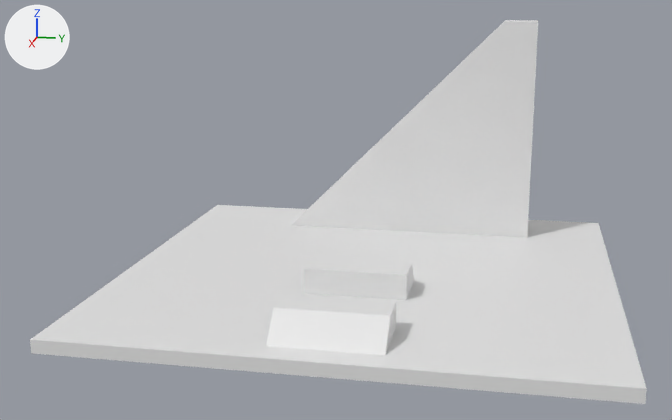
Before and after pictures for a commit that changed the glTF model assets/gym.glb.
Rendered twice from a camera (50 mm lens) standing at (74.1, 11.9, 23.6) and looking at (1.5, -2.6, 5.4). Every picture has the same lights, and +X, +Y and +Z are marked at upper left. The older version comes first. Where no turn or scale is listed for an object, it has been applied to the vertices. Vertices at exactly the same position are counted once.

Objects in the first picture: 'Cube', 'floor', 'ramp', 'ramp.001'.
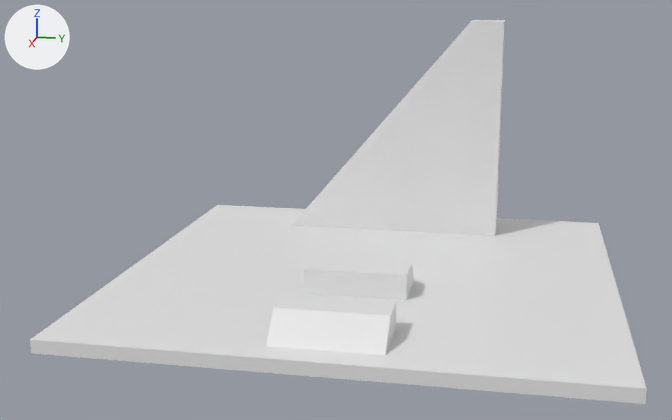
Where the change shows, as pixel boxes [x1, y1, x2, y2] in the pictures (672 x 420 px):
'Cube', reshaped (13% narrower)
    before: [292, 20, 538, 238]
    after: [292, 20, 505, 236]

What changed in the scene script:
```text
Change me_cube_003:
    used by ob_cube; location = (0.0, 0.0, 0.0)
    before: 1 (-17.0, 10.0, 0.0), 2 (-17.0, 10.0, 20.0) at pixel (505, 20), 4 (-13.0, 10.0, 0.0) at pixel (495, 235), 5 (-13.0, 10.0, 20.0) at pixel (504, 21), 6 (-17.0, 13.0, 20.0) at pixel (537, 20)
    before: 7 (-17.0, 13.0, 0.0) at pixel (527, 226), 8 (-13.0, 13.0, 0.0) at pixel (527, 237), 9 (-13.0, 13.0, 20.0) at pixel (538, 22)
    remove me_cube_003.from_pydata(...)  # 10 vertices, 16 faces; spans x -17.0..-13.0, y -10.0..13.0, z 0.0..20.0
    add me_cube_003.from_pydata(...)  # 10 vertices, 16 faces; spans x -17.0..-13.0, y -10.0..10.0, z 0.0..20.0
    me_cube_003 part 1
    add for i in [1, 2, *range(4, 10)]: me_cube_003.vertices[i].co += Vector((0.0, -3.0, 0.0))
```
